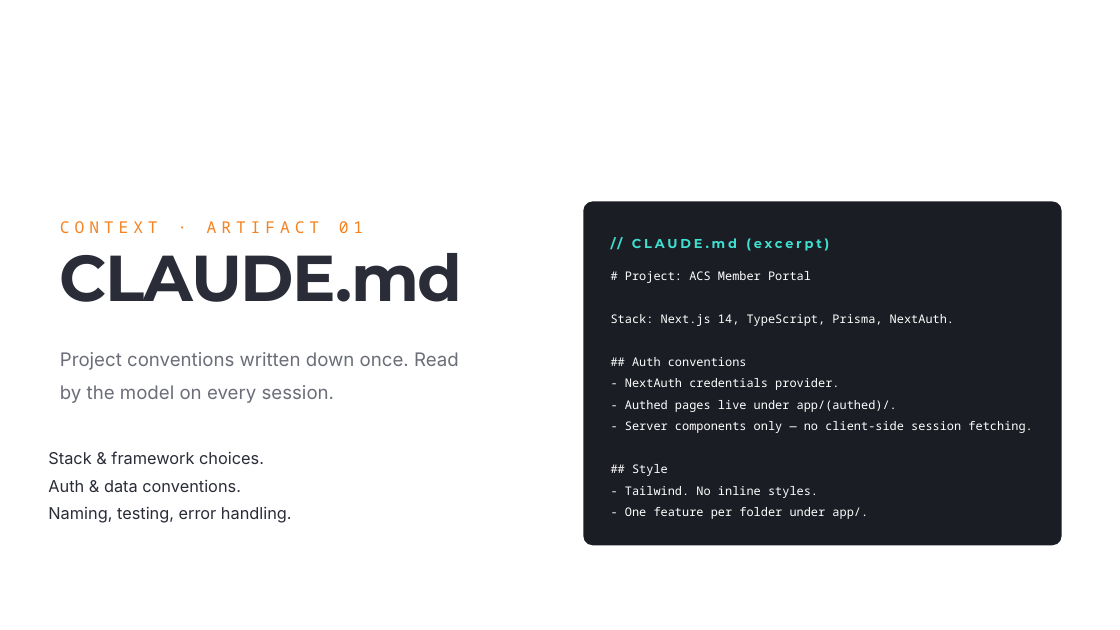
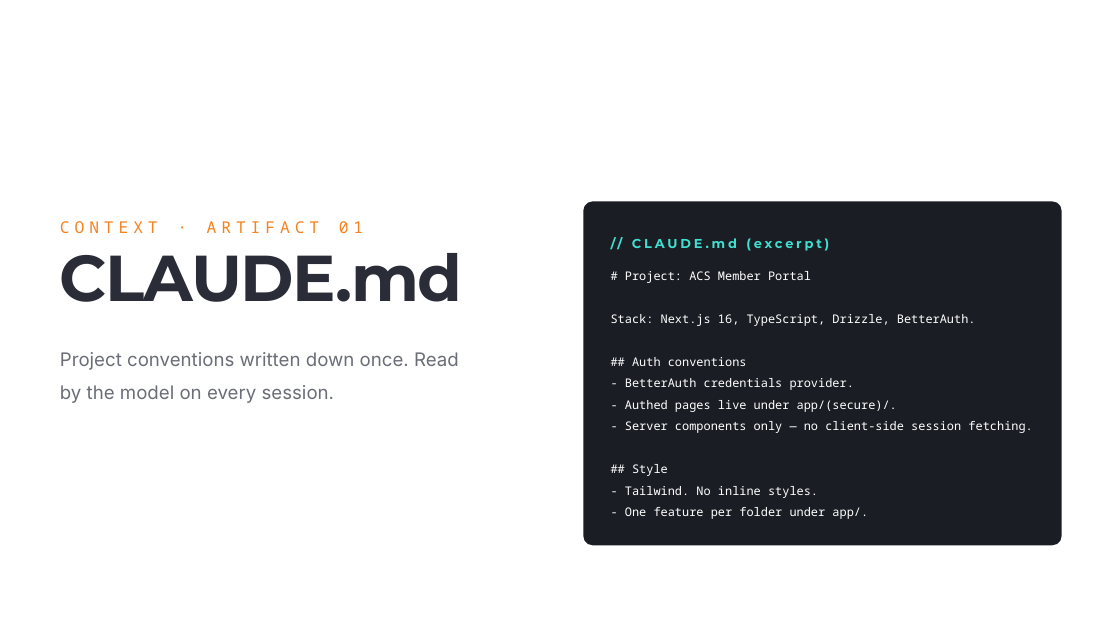
Before and after one commit to chriskehayias/ContextEngineering, a slide deck: slide 20 of schedule/02-vibe-coding-vs-context-engineering/02-vibe-coding-vs-context-engineering.pptx (slide 19 before the commit). Drawn at 1120x630 pixels with LibreOffice and Linux fonts; fonts in the diff are those of the drawing. Boxes give left, top, right and bottom in pixels: in the first picture for what was removed or moved away, otherwise in the second. Text is boxed around its words. In the diff, an @@ line names an element or a change of style, - is before the commit and + after.

Commit message:
Deck changes

```diff
--- a/schedule/02-vibe-coding-vs-context-engineering/02-vibe-coding-vs-context-engineering.pptx
+++ b/schedule/02-vibe-coding-vs-context-engineering/02-vibe-coding-vs-context-engineering.pptx
@@ text at (611,314,976,326): text changed @@
-Stack: Next.js 14, TypeScript, Prisma, NextAuth.
+Stack: Next.js 16, TypeScript, Drizzle, BetterAuth.
@@ text at (625,378,897,412): text changed @@
-- NextAuth credentials provider.
-- Authed pages live under app/(authed)/.
+- BetterAuth credentials provider.
+- Authed pages live under app/(secure)/.
@@ text removed at (48,451,292,523) @@
-Stack & framework choices.
-Auth & data conventions.
-Naming, testing, error handling.
```
Also in this commit, not shown: 7 other slides changed, 2 slides added, 1 slide removed, 4 other files.
